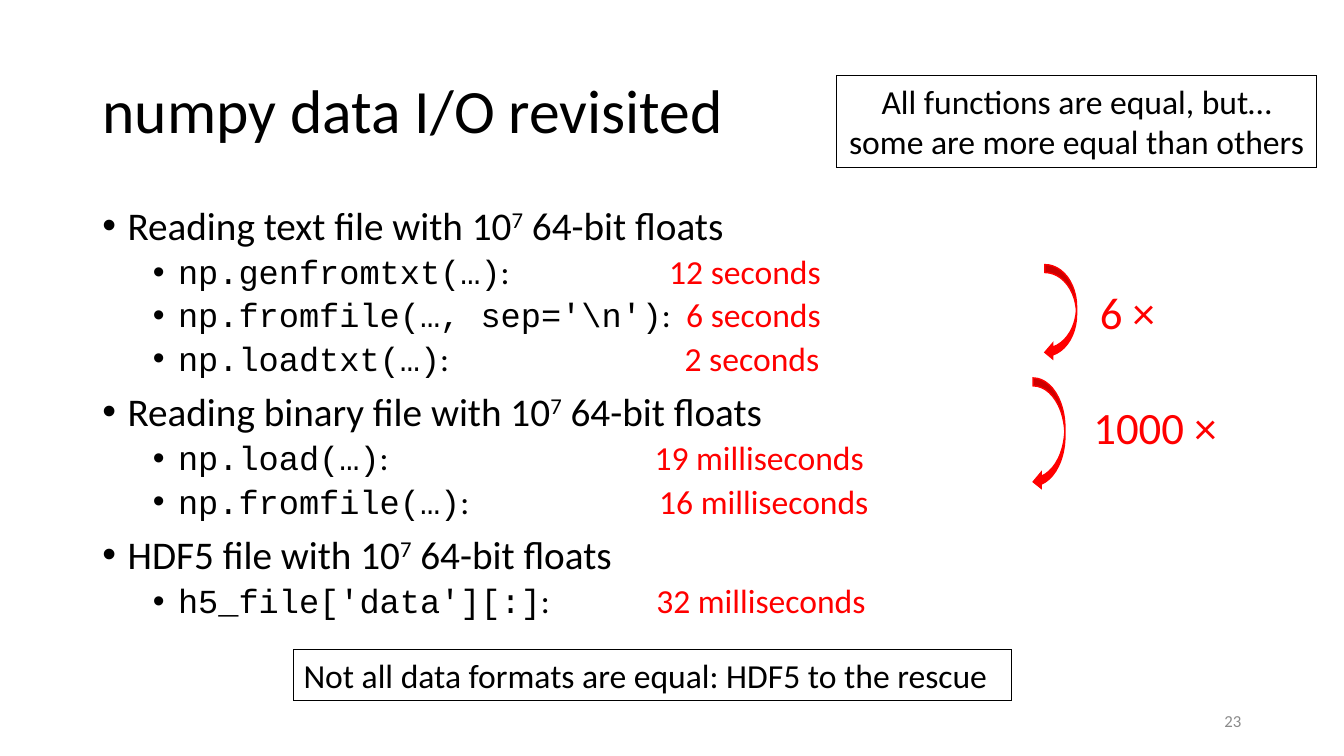
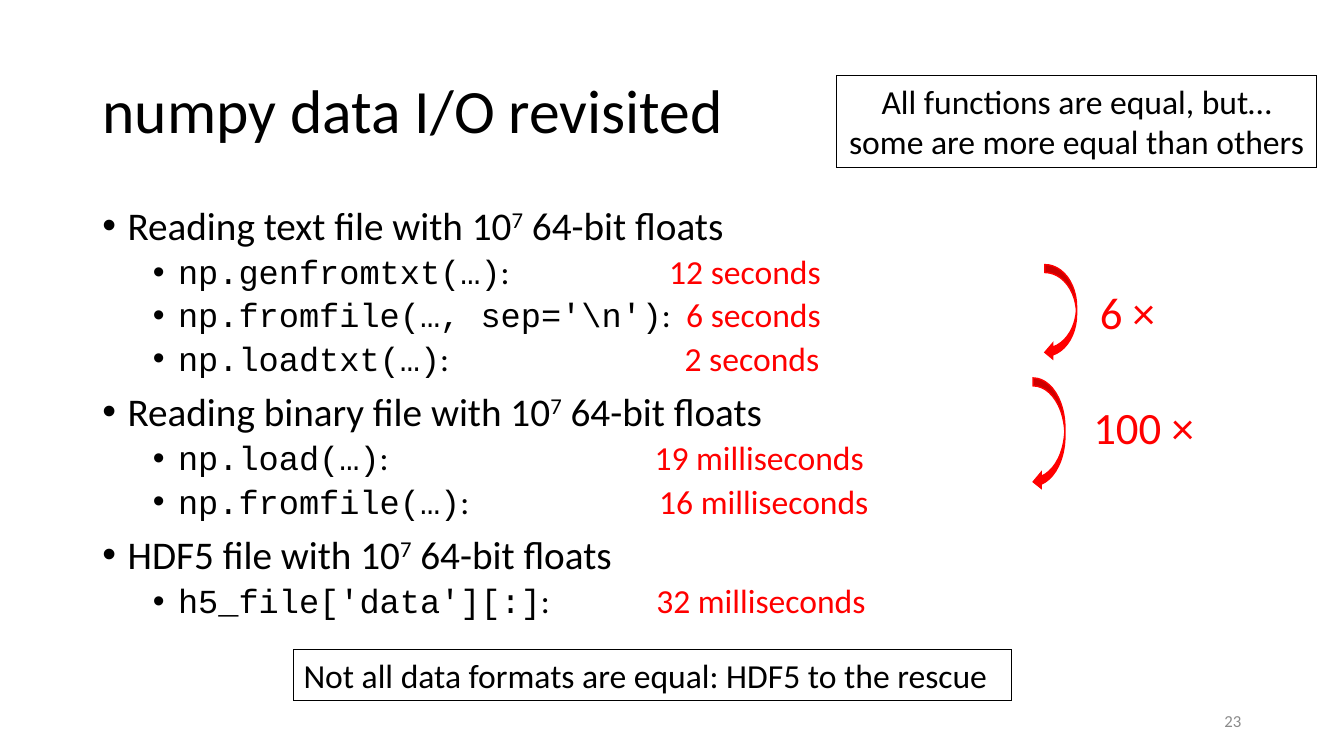
Before and after one commit to gjbex/Scientific-Python, a slide deck: slide 23 of scientific_python.pptx. Drawn at 1344x756 pixels with LibreOffice and Linux fonts; fonts in the diff are those of the drawing. Boxes give left, top, right and bottom in pixels: in the first picture for what was removed or moved away, otherwise in the second. Text is boxed around its words. In the diff, an @@ line names an element or a change of style, - is before the commit and + after.

Commit message:
Fix speedup binary versus text I/O

```diff
--- a/scientific_python.pptx
+++ b/scientific_python.pptx
@@ text at box(1093, 415, 1161, 445): text changed @@
-1000 ×
+100 ×
```
